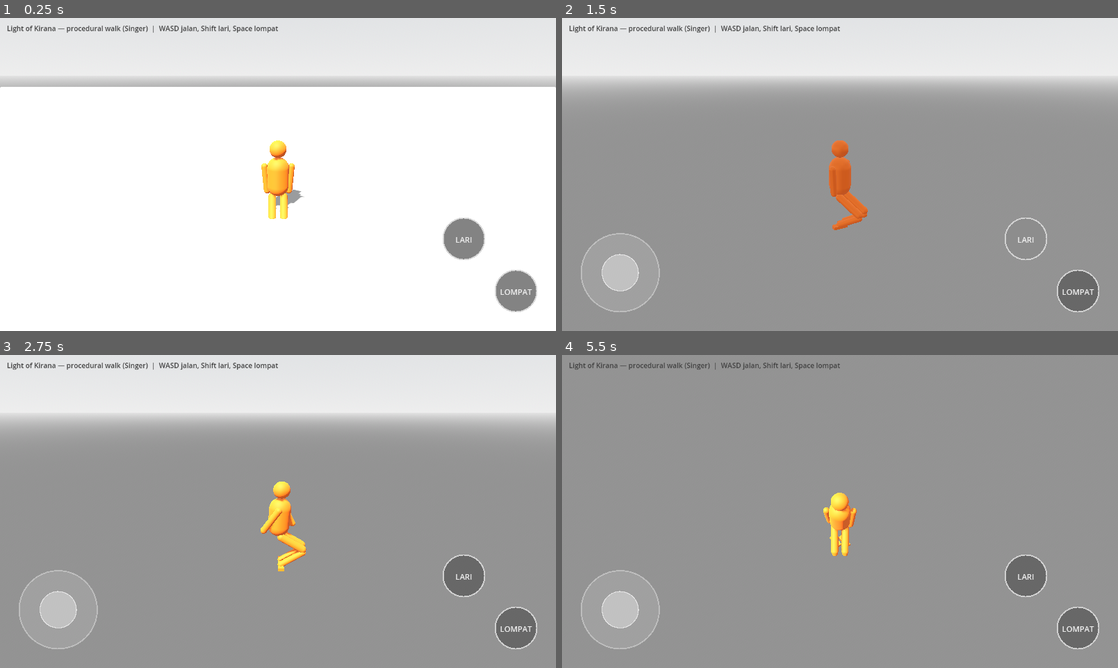
Above: before the commit, frames 1-4 (two rows, left to right).
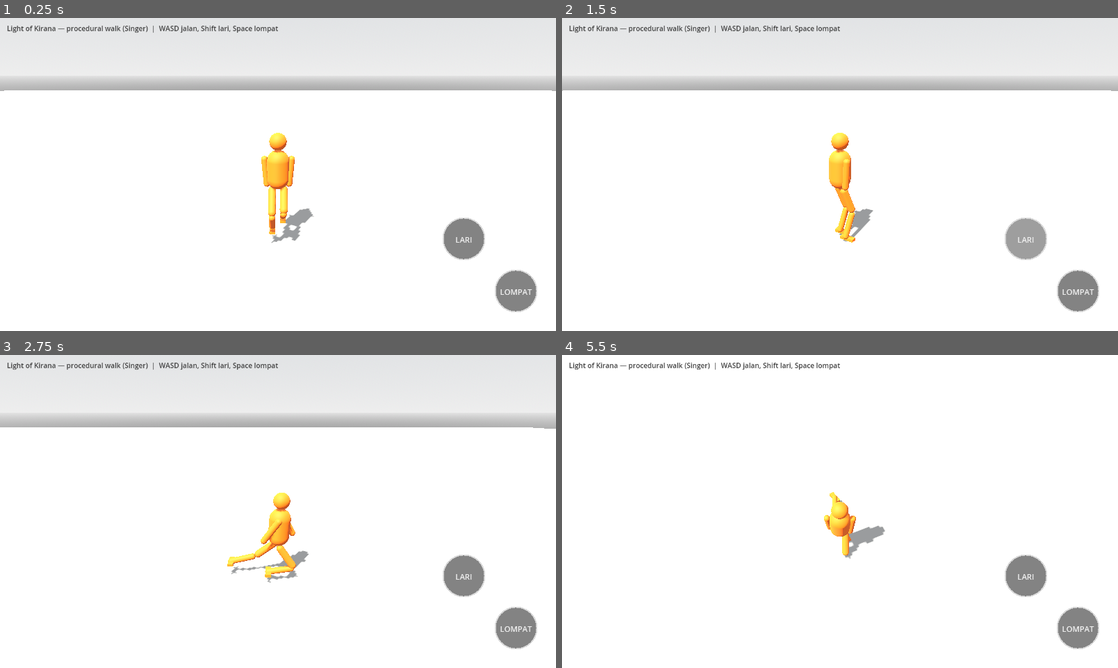
Above: after the commit, the same moments.

Repository: bagus123triga/light-of-kirana
Game: Godot game, scene res://scenes/main.tscn
Same seed, same stepped clock (60 frames per second), same inputs: the game is played once before the commit and once after it.
Inputs (mouse positions are in pixels of both pictures, inside the frame that each line leads up to):
- Up to frame 1 (0.25 s): no input
- Up to frame 2 (1.5 s): drag from (617, 271) to (895, 105) at 0.52 s; drag from (1023, 240) to (812, 237) at 1.27 s
- Up to frame 3 (2.75 s): move the mouse to (517, 627) at 2.02 s; hold D from 2.03 s (still down); hold Shift from 2.03 s (still down); click (517, 627) at 2.17 s
- Up to frame 4 (5.5 s): release D at 2.75 s; release Shift at 2.75 s; drag from (812, 574) to (673, 464) at 2.77 s; move the mouse to (1006, 558) at 3.52 s; hold A 3.53-4.25 s; hold Shift 3.53-4.25 s; tap Space at 3.77 s; drag from (673, 464) to (756, 433) at 4.27 s; move the mouse to (867, 511) at 5.02 s; hold S from 5.03 s (still down); hold Shift from 5.03 s (still down); click (867, 511) at 5.17 s

The runs differ from the first frame. In frame 1, 2.3% of the frame differs, in the area x 0-100%, y 22-72%; in frame 2, 76%; in frame 3, 76%; in frame 4, 99%, in the area x 0-100%, y 0-100%.

Commit message:
Fix walk: CollisionShape3D (is_on_floor, step + jump), joystick sign, pendulum hip ceiling, idle knees straight

Diff:
--- a/scripts/main.gd
+++ b/scripts/main.gd
@@ -181,8 +181,11 @@
 	kb.y += 1.0 if Input.is_key_pressed(KEY_S) or Input.is_key_pressed(KEY_DOWN) else 0.0
 	kb.x -= 1.0 if Input.is_key_pressed(KEY_A) or Input.is_key_pressed(KEY_LEFT) else 0.0
 	kb.x += 1.0 if Input.is_key_pressed(KEY_D) or Input.is_key_pressed(KEY_RIGHT) else 0.0
-	# Joystick output: y down = +, so forward is -output.y.
-	var stick := Vector2(joystick.output.x, -joystick.output.y) if joystick != null else Vector2.ZERO
+	# BUG FIX 2026-11-09: joystick output y down = +, and keyboard
+	# forward is move2d.y = -1 (W). So stick.y = output.y directly:
+	# pushing UP gives output.y = -1 = forward. The old code negated
+	# it, so pushing up walked BACKWARDS.
+	var stick := joystick.output if joystick != null else Vector2.ZERO
 	var move2d := kb + stick
 	if move2d.length() > 1.0:
 		move2d = move2d.normalized()
--- a/scripts/procedural_humanoid.gd
+++ b/scripts/procedural_humanoid.gd
@@ -4,7 +4,11 @@
 ## Procedural walking, no animation clips, no mocap.
 ## Reference: Procedural Humanoid Locomotion — Benjamin J Singer
 ## https://procedural-humanoid.benjaminjsinger.com/
-## Architecture (followed, not invented):
+## Singer publishes NO source repo (searched 2026-11-09, not found), so
+## this is NOT a 1:1 copy of his code — it follows his PUBLISHED
+## architecture and tuning-panel values, and every deviation from them
+## is called out in comments instead of being invented silently.
+## Architecture (his, followed):
 ##   1. Step planner — stance target projected from velocity (land bias 0.47)
 ##   2. Spring-damped body — hip stiffness 260 / damping 26
 ##   3. Two-bone IK — analytic, knee bends forward, feet stay planted
@@ -20,9 +24,13 @@
 const HIP_DAMPING := 26.0
 const LAND_BIAS := 0.47
 const FOOT_CLEARANCE := 0.17
-const LEG_UPPER := 0.52
-const LEG_LOWER := 0.52
-const HIP_HEIGHT := 0.88
+# Proportions that make idle knees nearly straight (Singer's mannequin
+# stands with legs almost extended): leg total 0.96, hip 0.92.
+# The old 0.52+0.52 legs with hip 0.88 forced a 0.31 m knee bend at
+# idle — the crouched / sitting pose in the 2026-11-09 screenshot.
+const LEG_UPPER := 0.48
+const LEG_LOWER := 0.48
+const HIP_HEIGHT := 1.0
 const STEP_LATERAL := 0.11
 const GRAVITY := 20.0
 
@@ -53,6 +61,7 @@
 var foot_from_pos: Array[Vector3] = []
 var foot_step_t: Array[float] = [0.0, 0.0]
 var foot_stepping: Array[bool] = [false, false]
+var knee_pos: Array[Vector3] = [Vector3.ZERO, Vector3.ZERO]
 
 
 func _orange_material() -> StandardMaterial3D:
@@ -75,6 +84,21 @@
 
 
 func _ready() -> void:
+	# BUG FIX 2026-11-09: the first build had NO CollisionShape3D, so
+	# is_on_floor() was ALWAYS false. That one missing shape broke two
+	# things at once: the step planner (gated on on-floor) never stepped
+	# — legs frozen while arms swung — and jump (gated on on-floor)
+	# never fired. A CharacterBody3D without a shape cannot stand.
+	var shape := CollisionShape3D.new()
+	var capsule := CapsuleShape3D.new()
+	capsule.radius = 0.28
+	capsule.height = 1.6
+	shape.shape = capsule
+	shape.position = Vector3(0, 0.85, 0)
+	add_child(shape)
+	floor_snap_length = 0.3
+	floor_max_angle = deg_to_rad(45.0)
+
 	var mat := _orange_material()
 	body_root = Node3D.new()
 	body_root.name = "BodyRoot"
@@ -180,6 +204,8 @@
 			if want_jump:
 				velocity.y = 6.0
 				want_jump = false
+			else:
+				velocity.y = -0.5
 		else:
 			velocity.y -= GRAVITY * delta
 		velocity.x = wish_dir.x * speed
@@ -192,7 +218,14 @@
 	var hip_global := body_root.global_position
 
 	# --- Step planner (Singer) ---
-	var swing := 0.34 if not is_running else 0.28
+	# Swing time is DERIVED from stride / speed (reference swing 0.38 s
+	# is the cap, not a fixed timer): the foot must land as the body
+	# arrives, otherwise the body outruns its feet and they drag.
+	# Stride is capped at 0.45 m (walk) so a planted foot never ends up
+	# further from the hip than the legs can reach.
+	var stride_max := 0.45 if not is_running else 0.70
+	var stride := clampf(speed * 0.26, 0.18, stride_max)
+	var swing := clampf(stride / maxf(speed, 0.5), 0.22, SWING_TIME) if moving else SWING_TIME
 	for i in 2:
 		var side := -1.0 if i == 0 else 1.0
 		if foot_stepping[i]:
@@ -208,8 +241,6 @@
 				foot_planted_pos[i].y = 0.05
 				steps_taken += 1
 		elif on_floor_now:
-			var stride_max := 0.55 if not is_running else 0.85
-			var stride := clampf(speed * 0.30, 0.2, stride_max)
 			var ideal := global_position + wish_dir * stride * LAND_BIAS + right * side * STEP_LATERAL + forward * 0.05
 			ideal.y = 0.05
 			var lag := (ideal - foot_planted_pos[i]).dot(forward) if moving else (ideal - foot_planted_pos[i]).length()
@@ -232,13 +263,33 @@
 		hip_vel_y -= 1.5
 		_was_airborne = false
 
-	# --- Spring-damped body (Singer: stiffness 260, damping 26) ---
+	# --- Spring-damped pendulum body (Singer: stiffness 260, damping 26) ---
+	# The hip is a pendulum over the support foot: its height ceiling is
+	# set by how far the furthest planted foot is from the body, so the
+	# legs are never asked to reach further than they are long. The hip
+	# dips as the body moves away from the support foot and rises again
+	# as the next foot plants — that dip/rise IS the walk bob, not a
+	# fixed timer. (The old fixed hip target + 1.04 m legs is what made
+	# the idle crouch: the spring held the hip low while the legs were
+	# long, so both knees had to bend 0.31 m just to stand still.)
 	if moving:
 		gait_phase += delta * (speed / 0.55) * PI
+	var horiz_max := 0.0
+	for i in 2:
+		if not foot_stepping[i]:
+			var dx := foot_planted_pos[i].x - global_position.x
+			var dz := foot_planted_pos[i].z - global_position.z
+			horiz_max = maxf(horiz_max, sqrt(dx * dx + dz * dz))
+	var leg_len := LEG_UPPER + LEG_LOWER
+	# Ceiling is ankle height (0.05) + the vertical reach left over
+	# after the horizontal offset. The old formula forgot the +0.05,
+	# capping the hip 5 cm too low — that 5 cm was exactly the idle
+	# knee bend (0.16 m) that would not go away.
+	var hip_ceiling := 0.05 + sqrt(maxf(leg_len * leg_len - horiz_max * horiz_max, 0.55 * 0.55))
 	var bob := sin(gait_phase * 2.0) * 0.02 * speed_factor if moving else sin(time_alive * 1.6) * 0.012
-	var hip_target := HIP_HEIGHT + bob - 0.05 * speed_factor
+	var hip_target := minf(HIP_HEIGHT + bob - 0.04 * speed_factor, hip_ceiling)
 	hip_vel_y += (HIP_STIFFNESS * (hip_target - hip_y) - HIP_DAMPING * hip_vel_y) * delta
-	hip_y = clampf(hip_y + hip_vel_y * delta, 0.55, 1.05)
+	hip_y = clampf(hip_y + hip_vel_y * delta, 0.55, 1.02)
 	body_root.position.y = hip_y
 	body_root.rotation.x = speed_factor * 0.08
 	body_root.rotation.z = sin(gait_phase) * 0.03 * speed_factor
@@ -256,6 +307,7 @@
 		if to_ankle.length() > LEG_UPPER + LEG_LOWER - 0.02:
 			ankle = hip_joint + to_ankle.normalized() * (LEG_UPPER + LEG_LOWER - 0.02)
 		var knee := _solve_two_bone(hip_joint, ankle, forward)
+		knee_pos[i] = knee
 		_place_limb(thigh_mesh[i], hip_joint, knee)
 		_place_limb(shin_mesh[i], knee, ankle)
 		foot_mesh[i].global_position = ankle + forward * 0.05
--- a/tests/test_procedural_walk.gd
+++ b/tests/test_procedural_walk.gd
@@ -22,6 +22,15 @@
 		failures.append("idle hip_y out of range: %s" % humanoid.hip_y)
 	if humanoid.steps_taken != 0:
 		failures.append("idle should not step, steps=%d" % humanoid.steps_taken)
+	# Idle knees must be nearly straight (regression for the crouched /
+	# sitting idle in the 2026-11-09 21:01 screenshot): knee forward
+	# offset from the hip-ankle line must stay under 0.20 m.
+	for i in 2:
+		var hip_j: Vector3 = humanoid.body_root.global_position + Vector3(0, 0, 0)
+		var mid := (hip_j + humanoid.foot_planted_pos[i]) * 0.5
+		var knee_fwd := (humanoid.knee_pos[i] - mid).dot(Vector3(0, 0, 1))
+		if knee_fwd > 0.12:
+			failures.append("idle knee %d bent too far forward: %.2f m" % [i, knee_fwd])
 
 	# 2. Walk forward 4 s: steps must happen, planted feet must stay on y=0.05,
 	#    body must keep moving forward and stay upright.
@@ -45,12 +54,12 @@
 	if humanoid.hip_y < 0.7 or humanoid.hip_y > 1.05:
 		failures.append("walk hip_y out of range: %s" % humanoid.hip_y)
 
-	# 3. Two-bone IK: hip-ankle distance must stay within leg reach (0.52+0.52).
+	# 3. Two-bone IK: hip-ankle distance must stay within leg reach (0.48+0.48).
 	for i in 2:
 		var hip_joint: Vector3 = humanoid.body_root.global_position + Vector3(0, 0, 0)
 		var ankle: Vector3 = humanoid.foot_planted_pos[i]
 		var dist := (ankle - hip_joint).length()
-		if dist > 1.05 or dist < 0.3:
+		if dist > 0.97 or dist < 0.3:
 			failures.append("leg %d hip-ankle distance impossible: %.2f" % [i, dist])
 
 	# 4. Run 2 s: must be faster than walk.
@@ -86,6 +95,27 @@
 			failures.append("camera framing: chest at %s, not near centre %s (viewport %s)" % [screen_pos, centre, vp_size])
 		print("CAM_TEST chest_screen=%s centre=%s viewport=%s" % [screen_pos, centre, vp_size])
 
+	# 6. Real physics in the main scene (regression for 2026-11-09 21:01:
+	#    the first build had no CollisionShape3D, so is_on_floor() was
+	#    always false, the step planner never stepped and jump never
+	#    fired). The humanoid must stand on the floor, then lift off
+	#    when want_jump is set.
+	var hum3: ProceduralHumanoid = main_inst.humanoid
+	for i in 30:
+		await physics_frame
+	if not hum3.is_on_floor():
+		failures.append("main scene: humanoid is not on the floor after 30 physics frames")
+	else:
+		var y0 := hum3.position.y
+		hum3.want_jump = true
+		var peak_y := y0
+		for i in 20:
+			await physics_frame
+			peak_y = maxf(peak_y, hum3.position.y)
+		if peak_y <= y0 + 0.02:
+			failures.append("main scene: jump did not lift the humanoid (peak y=%.2f, start y=%.2f)" % [peak_y, y0])
+		print("JUMP_TEST start_y=%.2f peak_y=%.2f" % [y0, peak_y])
+
 	print("WALK_TEST hip_y=%.2f steps=%d walked=%.2f m ran=%.2f m planted_err=%.3f" % [humanoid.hip_y, humanoid.steps_taken, moved, run_moved, max_planted_err])
 	if failures.is_empty():
 		print("WALK_TEST PASS")
